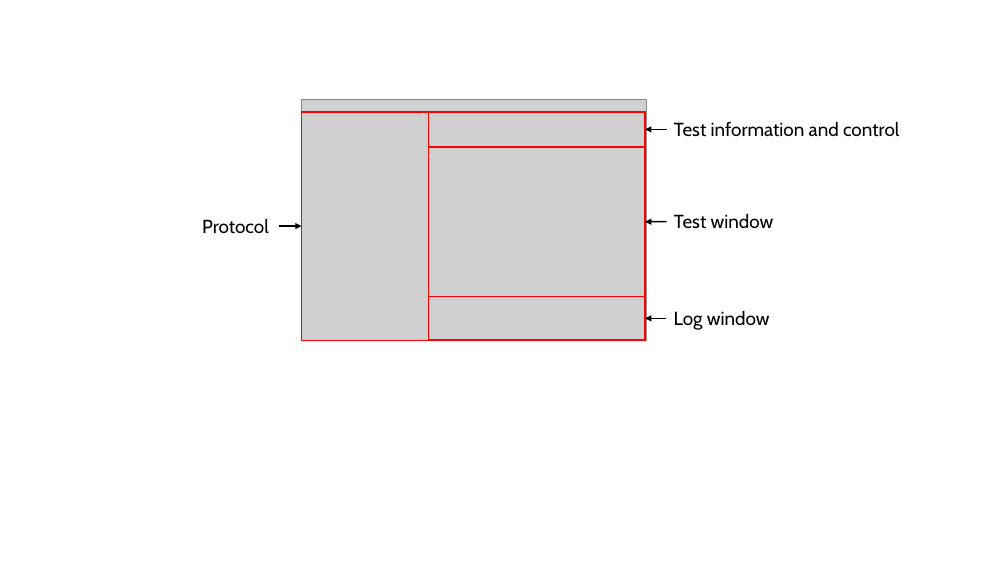
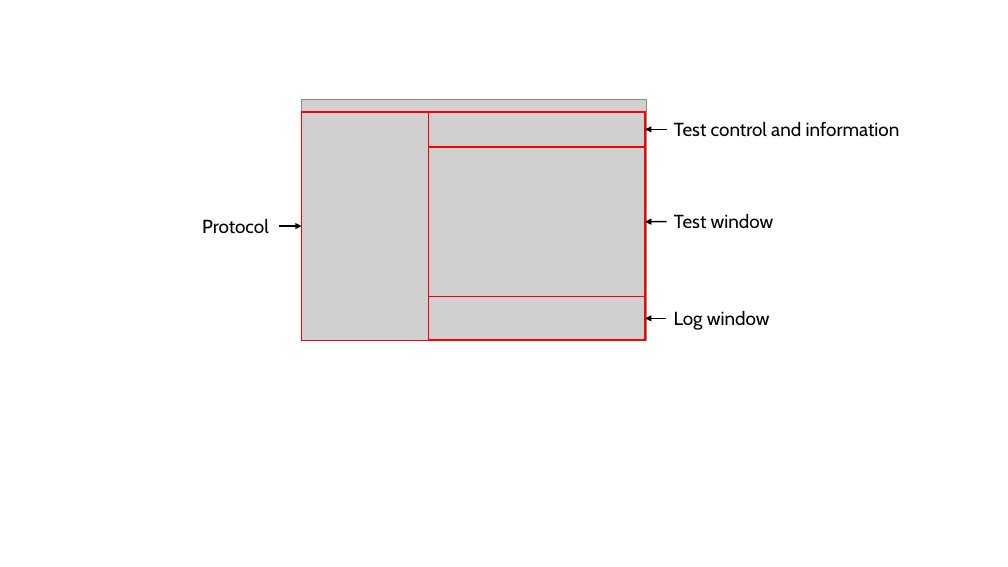
Before and after one commit to LabBench-Society/Protocols, a slide deck: slide 15 of intro.labbench/Illustrations/Illustrations (Introduction to LabBench).pptx. Drawn at 1008x567 pixels with LibreOffice and Linux fonts; fonts in the diff are those of the drawing; grey boxes stand for pictures. Boxes give left, top, right and bottom in pixels: in the first picture for what was removed or moved away, otherwise in the second. Text is boxed around its words. In the diff, an @@ line names an element or a change of style, - is before the commit and + after.

```diff
--- a/intro.labbench/Illustrations/Illustrations (Introduction to LabBench).pptx
+++ b/intro.labbench/Illustrations/Illustrations (Introduction to LabBench).pptx
@@ text at [674,121,900,137]: text changed @@
-Test information and control
+Test control and information
```
Also in this commit, not shown: 1 other slide changed, 1 slide added, 1 slide removed, 4 other files.
